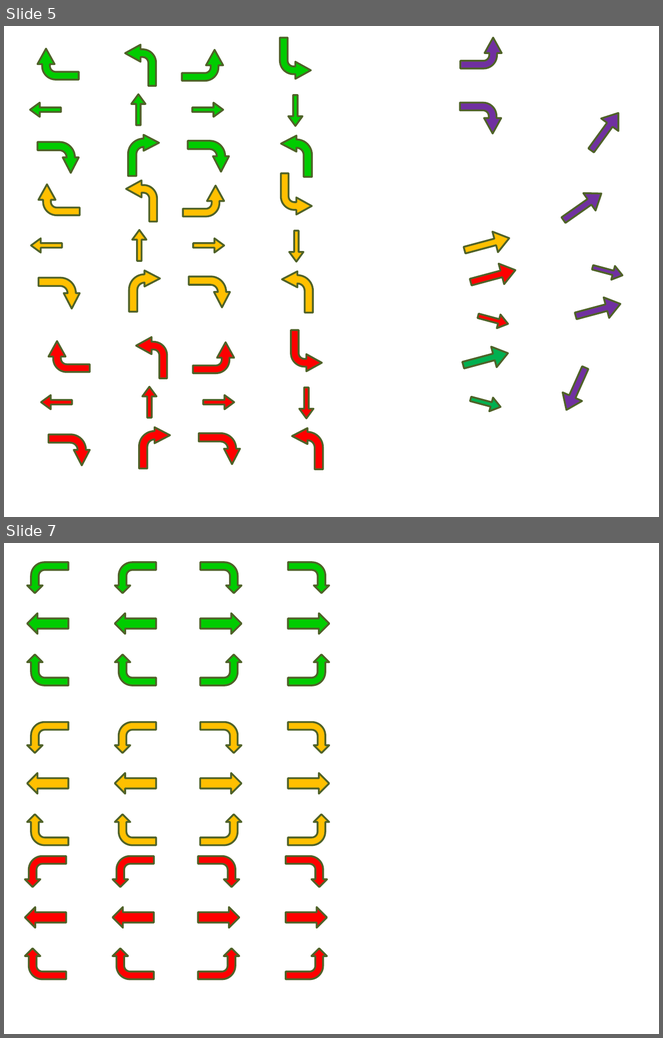
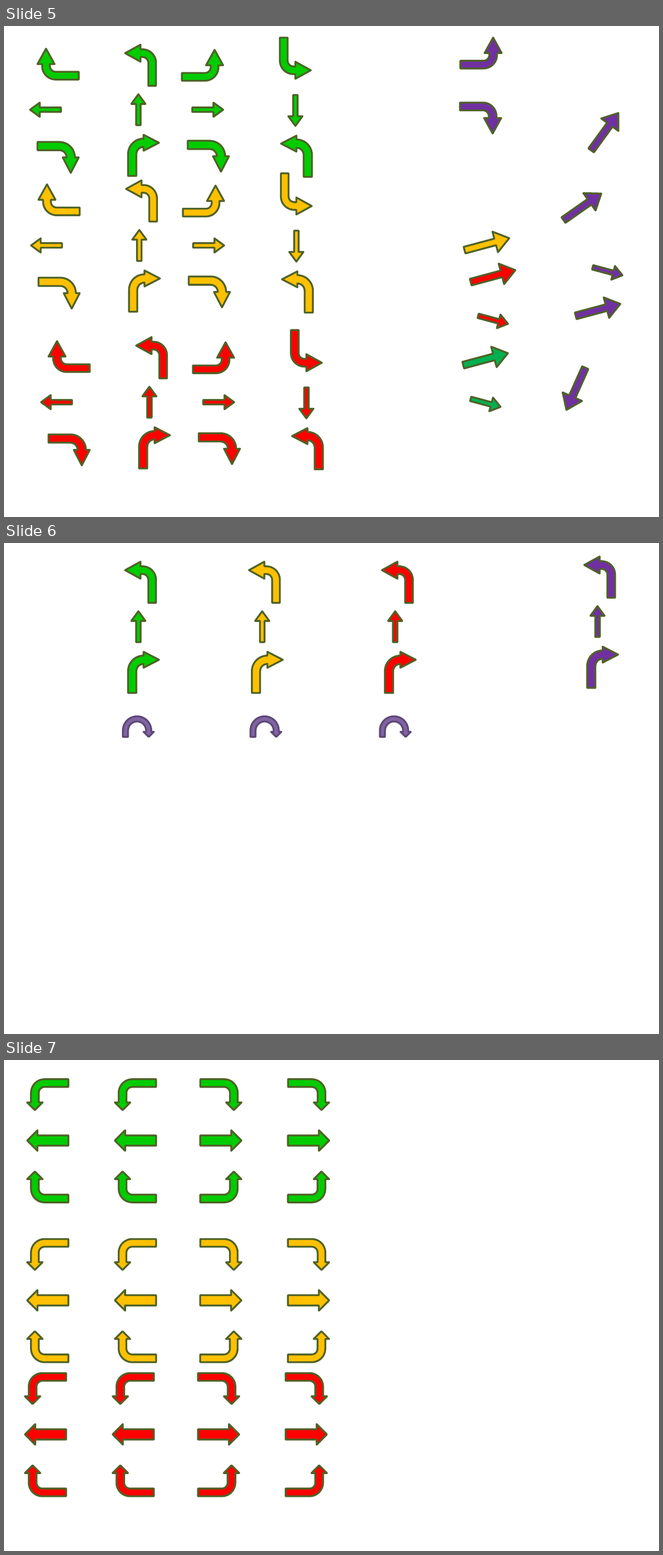
Before and after one commit to johny1614/magazyn, a slide deck: obrazy.pptx. Shown one above the other, each under a label of ours: slides 5 and 7 before the commit, slides 5, 6 and 7 after it; the slides between them are not shown. The pictures are 663x1038 and 663x1555 pixels, drawn with LibreOffice and Linux fonts; fonts in the diff are those of the drawing. Boxes give left, top, right and bottom in pixels: in the first picture for what was removed or moved away, otherwise in the second. Text is boxed around its words. In the diff, an @@ line names an element or a change of style, - is before the commit and + after.

```diff
--- a/obrazy.pptx
+++ b/obrazy.pptx
@@ slide 6 added at <box>4,543,659,1034</box>, background #FFFFFF @@
@@ bent arrow added at <box>584,557,616,598</box>, fill #7030A0, outline #4F6228 2 pt @@
@@ bent arrow added at <box>125,562,156,603</box>, fill #00CC00, outline #4F6228 2 pt @@
@@ bent arrow added at <box>249,562,280,603</box>, fill #FFC000, outline #4F6228 2 pt @@
@@ bent arrow added at <box>382,562,413,603</box>, fill #FF0000, outline #4F6228 2 pt @@
@@ up arrow added at <box>131,611,145,642</box>, fill #00CC00, outline #4F6228 2 pt @@
@@ up arrow added at <box>255,611,269,642</box>, fill #FFC000, outline #4F6228 2 pt @@
@@ up arrow added at <box>388,611,402,642</box>, fill #FF0000, outline #4F6228 2 pt @@
@@ up arrow added at <box>591,606,605,637</box>, fill #7030A0, outline #4F6228 2 pt @@
@@ bent arrow added at <box>128,652,158,693</box>, fill #00CC00, outline #4F6228 2 pt @@
@@ bent arrow added at <box>252,652,283,693</box>, fill #FFC000, outline #4F6228 2 pt @@
@@ bent arrow added at <box>385,652,416,693</box>, fill #FF0000, outline #4F6228 2 pt @@
@@ bent arrow added at <box>587,646,618,688</box>, fill #7030A0, outline #4F6228 2 pt @@
@@ uturn arrow added at <box>123,717,154,737</box>, fill #8064A2, outline #5F4A78 2 pt @@
@@ uturn arrow added at <box>250,717,281,737</box>, fill #8064A2, outline #5F4A78 2 pt @@
@@ uturn arrow added at <box>380,717,411,737</box>, fill #8064A2, outline #5F4A78 2 pt @@
```
Also in this commit, not shown: 1 slide removed, 6 other files.
